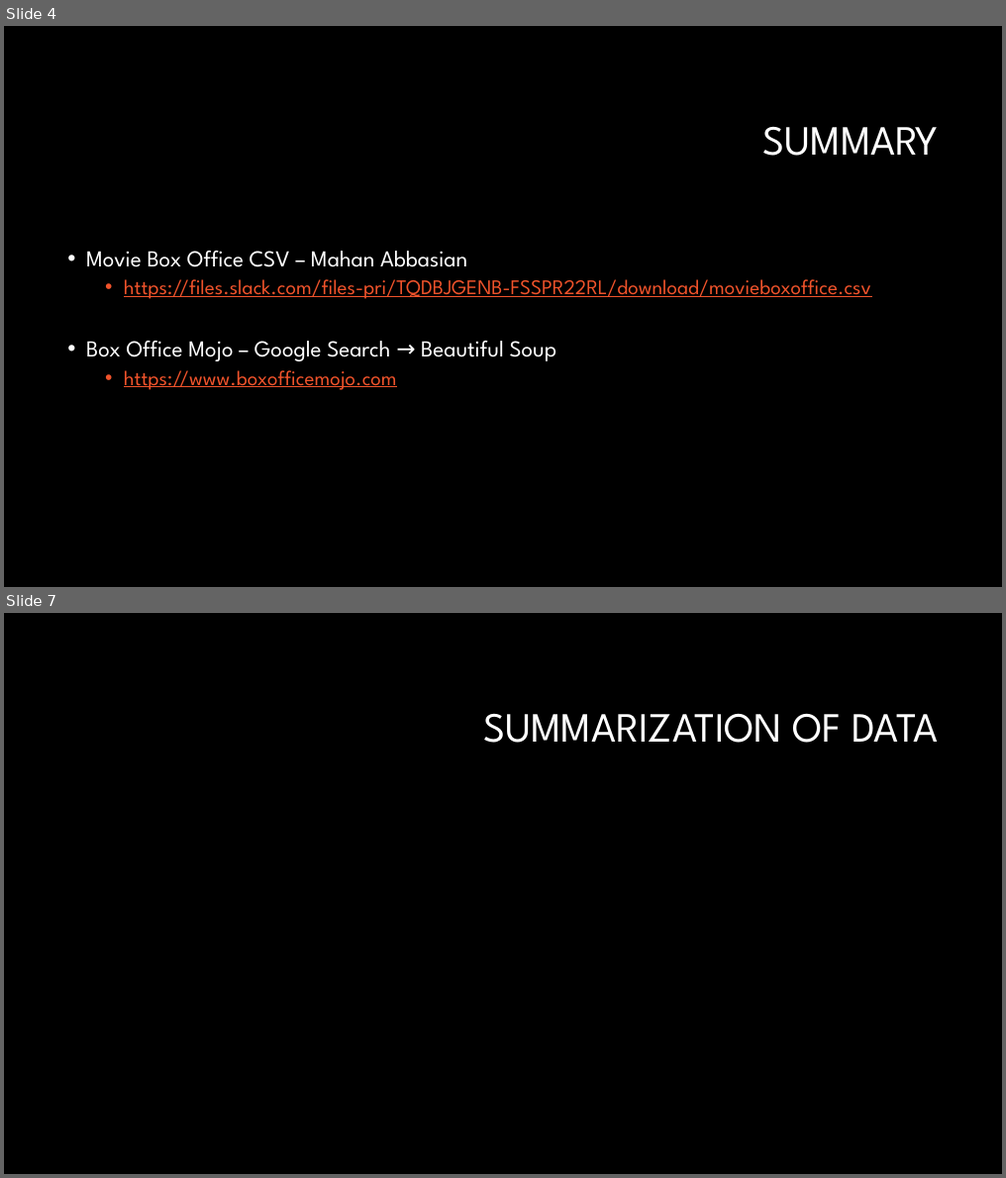
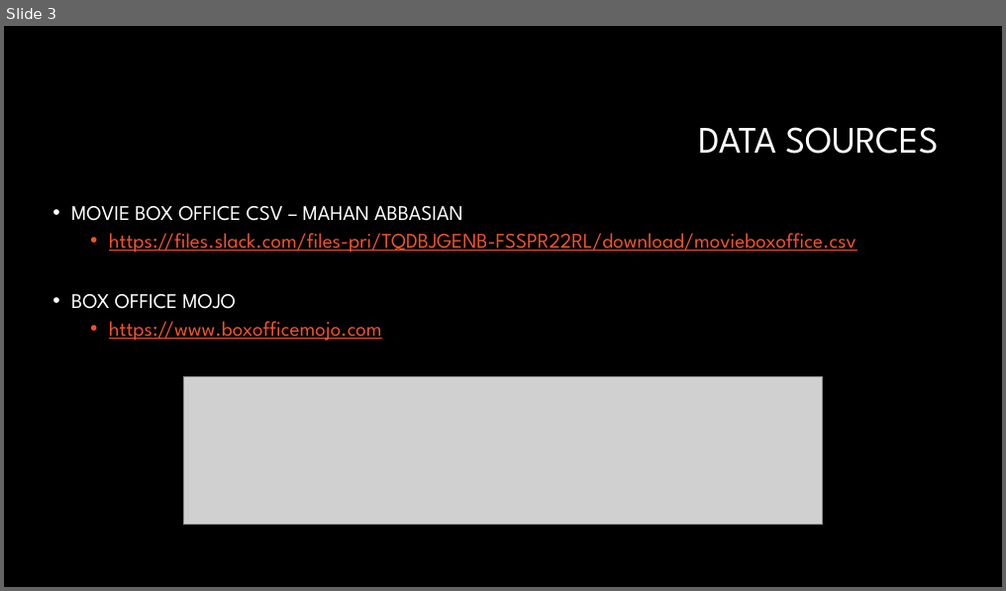
Before and after one commit to Dillongrow/Project_1, a slide deck: Box office data.pptx. Shown one above the other, each under a label of ours: slides 4 and 7 before the commit, slide 3 after it; the slides between them are not shown. The pictures are 1006x1178 and 1006x591 pixels, drawn with LibreOffice and Linux fonts; fonts in the diff are those of the drawing; grey boxes stand for pictures; background and template pictures are left out. Boxes give left, top, right and bottom in pixels: in the first picture for what was removed or moved away, otherwise in the second. Text is boxed around its words. In the diff, an @@ line names an element or a change of style, - is before the commit and + after.

```diff
--- a/Box office data.pptx
+++ b/Box office data.pptx
@@ slide 7 removed at [4, 613, 1002, 1174], background #000000 @@
@@ title removed at [483, 713, 939, 743] @@
-SUMMARIZATION OF DATA
@@ what was slide 4 is now slide 3 @@
@@ slide 3 changed as well @@
@@ title at [698, 127, 938, 154]: text changed; size 40 to 36 pt @@
-SUMMARY
+DATA SOURCES
@@ text "MOVIE BOX OFFICE CSV – ...": place and size @@
-text "MOVIE BOX OFFICE CSV – ..." at [86, 251, 871, 390]
+text "MOVIE BOX OFFICE CSV – ..." at [71, 206, 856, 341]
@@ text at [71, 206, 463, 221]: text changed; size 22 to 20 pt @@
-• Movie Box Office CSV – Mahan Abbasian
+• MOVIE BOX OFFICE CSV – MAHAN ABBASIAN
@@ text at [71, 294, 236, 309]: text changed; size 22 to 20 pt @@
-• Box Office Mojo – Google Search → Beautiful Soup
+• BOX OFFICE MOJO
@@ picture added at [183, 377, 823, 525] @@
```
Also in this commit, not shown: 3 other slides changed, 4 slides added, 3 other slides removed.
